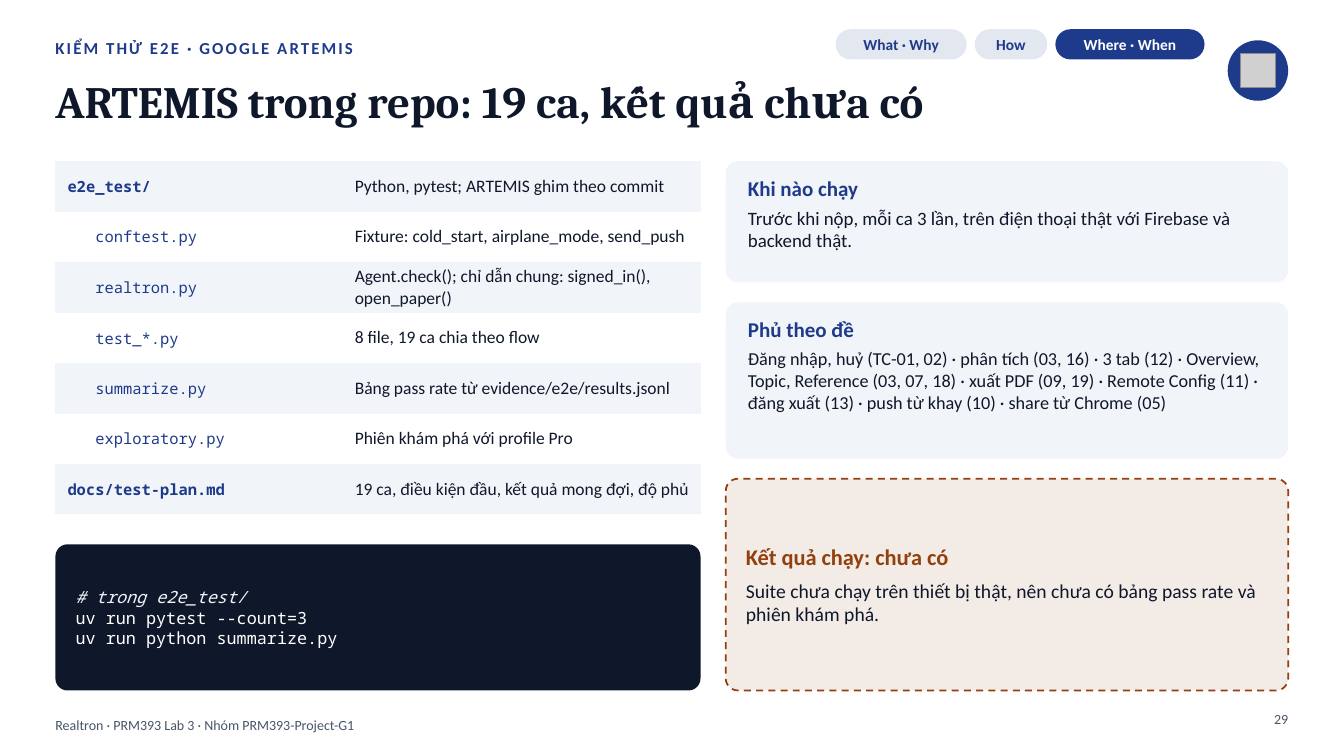
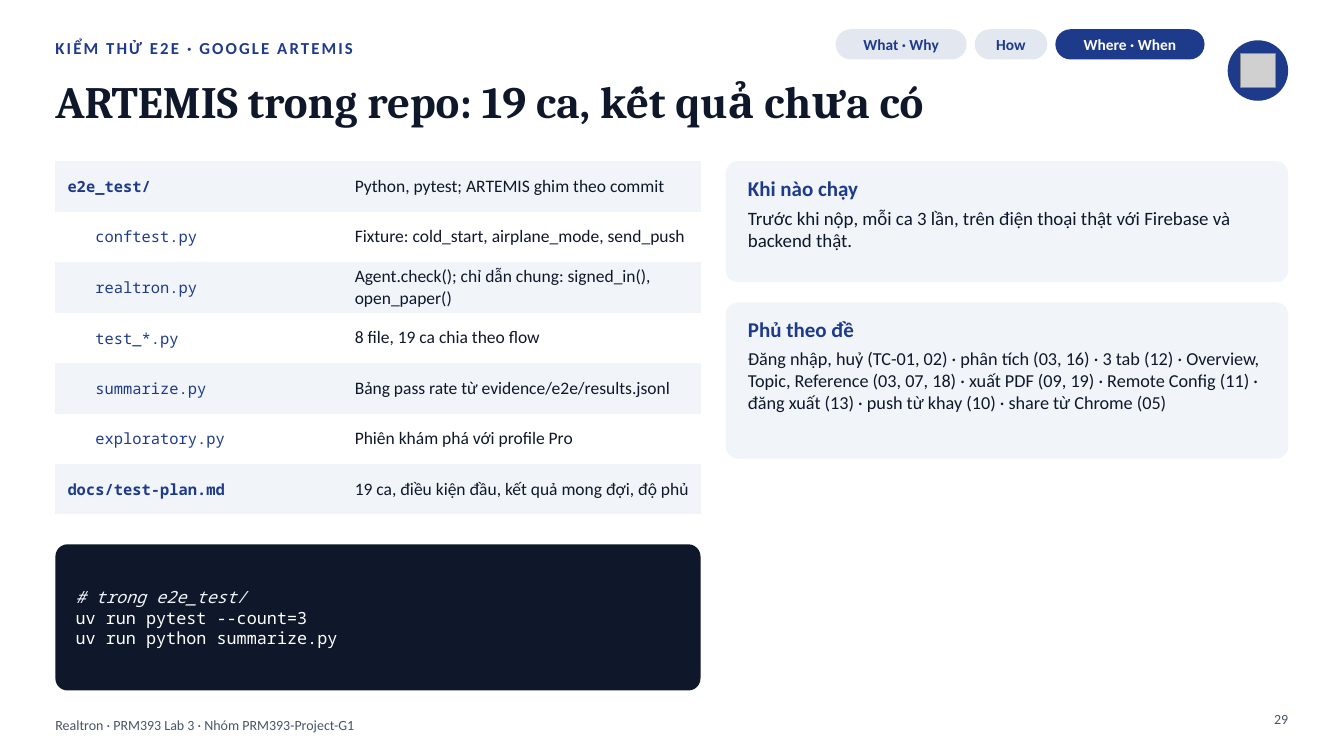
Before and after one commit to PRM393-Project-G1/Lab3, a slide deck: slide 29 of slides/Lab03_G1_slides.pptx. Drawn at 1344x756 pixels with LibreOffice and Linux fonts; fonts in the diff are those of the drawing; grey boxes stand for pictures. Boxes give left, top, right and bottom in pixels: in the first picture for what was removed or moved away, otherwise in the second. Text is boxed around its words. In the diff, an @@ line names an element or a change of style, - is before the commit and + after.

```diff
--- a/slides/Lab03_G1_slides.pptx
+++ b/slides/Lab03_G1_slides.pptx
@@ rounded rectangle removed at (726,479,1289,691) @@
@@ text removed at (746,548,1256,624) @@
-Kết quả chạy: chưa có
-Suite chưa chạy trên thiết bị thật, nên chưa có bảng pass rate và phiên khám phá.
```
Also in this commit, not shown: 13 other slides changed, 9 other files.
